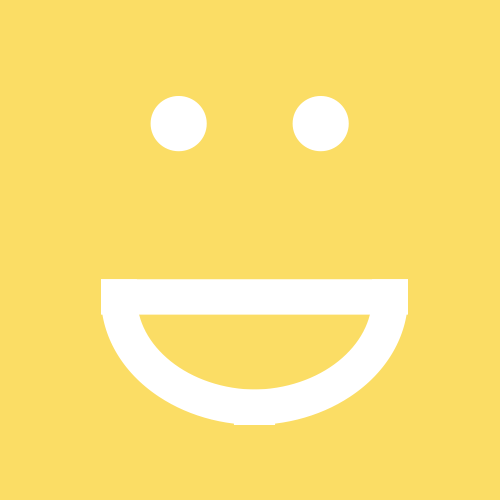
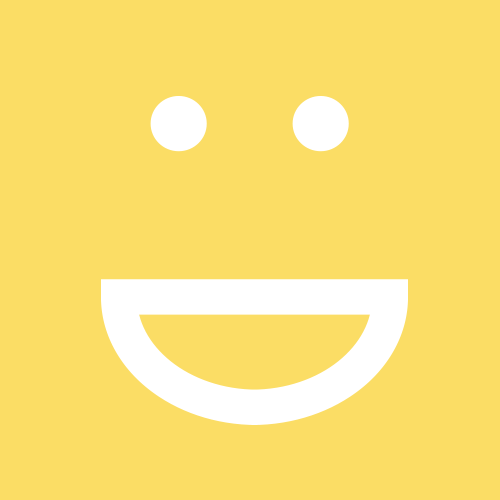
Before/after of a 500px x 500px layered artwork. What changed in the layer stack:
painted on "Vector Smart Object" over (101, 279, 408, 425)
